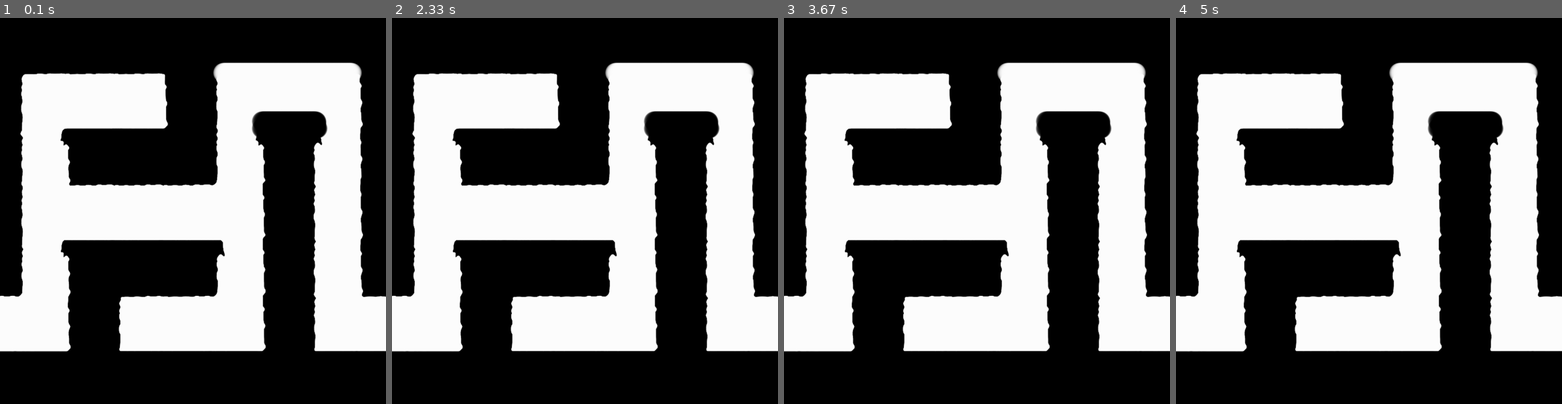
Above: before the commit, frames 1-4 (left to right).
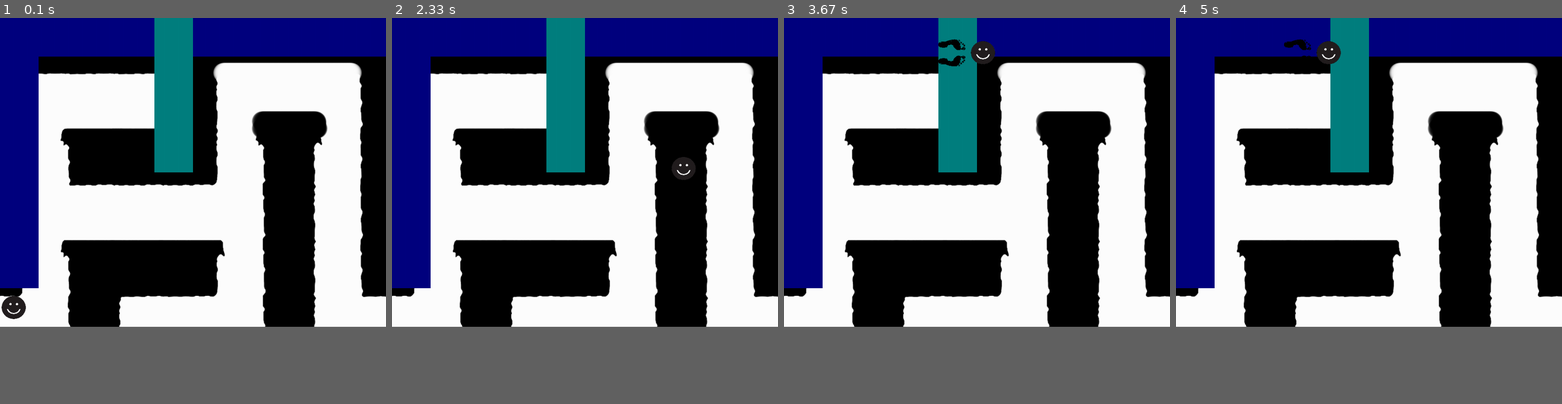
Above: after the commit, the same moments.

Repository: Davidmarmit/PyGame_Ex3
Game: pygame game, started from main.py
Same seed, same stepped clock (60 frames per second), same inputs: the game is played once before the commit and once after it.
Inputs:
- Up to frame 1 (0.1 s): no input
- Up to frame 2 (2.33 s): hold Right 0.33-0.8 s; hold Up 0.83-1.13 s; hold Right 1.17-1.63 s; hold Left 1.67-2.2 s; hold Down from 2.23 s (still down)
- Up to frame 3 (3.67 s): release Down at 2.53 s; hold Left 2.57-2.97 s; hold Up 3-3.37 s; hold Right from 3.4 s (still down)
- Up to frame 4 (5 s): release Right at 4.03 s; hold Left 4.47-4.93 s; hold Right from 4.97 s (still down)
In our replay, the window is 900x900 before the commit and 900x720 after it. These sizes can differ from the game's own. Grey fills any space a smaller window leaves; there, only what the larger window draws over its background counts as a difference.

The runs differ from the first frame. In frame 1, 24% of the frame differs, in the area x 0-100%, y 0-87%; in frame 2, 24%; in frame 3, 24%; in frame 4, 24%.

Commit message:
IQA 01/03: movement image

Diff:
--- /dev/null
+++ b/Footprint.py
@@ -0,0 +1,8 @@
+import pygame
+
+
+class Footprint(object):
+    def __init__(self, screen, x, y):
+        self.screen = screen
+        self.face = pygame.image.load('images/footprint.png')
+        self.face = pygame.transform.scale(self.face, (70, 70))
--- /dev/null
+++ b/Obstacle.py
@@ -0,0 +1,10 @@
+import pygame
+
+
+class Obstacle(pygame.sprite.Sprite):
+    def __init__(self, screen):
+        super().__init__()
+        self.screen = screen
+        self.rect = pygame.draw.rect(screen, (0, 0, 128), (0, 0, 10000, 100))
+        self.rect = pygame.draw.rect(screen, (0, 0, 128), (0, 0, 100, 700))
+        self.rect = pygame.draw.rect(screen, (0, 128, 128), (400, 0, 100, 400))
--- /dev/null
+++ b/Player.py
@@ -0,0 +1,69 @@
+import pygame
+
+from Obstacle import Obstacle
+
+
+class Player(pygame.sprite.Sprite):
+    def __init__(self, screen, x, y):
+        super().__init__()
+        self.screen = screen
+        self.face = pygame.image.load('images/player.png')
+        self.face = pygame.transform.scale(self.face, (70, 70))
+        self.x = x
+        self.y = y
+        self.load_player()
+        self.footprints = []
+
+    def load_player(self):
+        self.screen.blit(self.face, (self.x, self.y))
+        pygame.display.flip()
+        pygame.display.update()
+
+    def handle_keys(self):
+        key = pygame.key.get_pressed()
+        dist = 1
+        if key[pygame.K_LEFT]:
+            self.set_background()
+            self.x += 50
+            self.set_footprints(90)
+            self.x -= 80
+            self.screen.blit(self.face, (self.x, self.y))
+        if key[pygame.K_RIGHT]:
+            self.set_background()
+            self.x -= 50
+            self.set_footprints(-90)
+            self.x += 80
+            self.screen.blit(self.face, (self.x, self.y))
+        if key[pygame.K_UP]:
+            self.set_background()
+            self.y += 50
+            self.set_footprints(360)
+            self.y -= 80
+            self.screen.blit(self.face, (self.x, self.y))
+
+        if key[pygame.K_DOWN]:
+            self.set_background()
+            self.y -= 50
+            self.set_footprints(-180)
+            self.y += 80
+            self.screen.blit(self.face, (self.x, self.y))
+
+    def set_footprints(self, angle):
+        footprint = pygame.image.load("images/footprint.png").convert_alpha()
+        footprint = pygame.transform.scale(footprint, (70, 70))
+        footprint = pygame.transform.rotate(footprint, angle)
+        self.footprints.append(footprint)
+        self.screen.blit(footprint, (self.x, self.y))
+
+    def set_background(self):
+        background = pygame.image.load("images/mazeOK.png").convert_alpha()
+        background = pygame.transform.scale(background, (1000, 1000))
+        self.screen.blit(background, (0, 0))
+        obstacle = Obstacle(self.screen)
+
+    def collides_obstacle(self):
+        obstacle = Obstacle(self.screen)
+
+        if pygame.sprite.spritecollide(self, obstacle, False):
+            return True
+        return False
--- a/main.py
+++ b/main.py
@@ -1,28 +1,42 @@
 import pygame
+
+from Obstacle import Obstacle
+from Player import Player
+
+
+def set_background():
+    background = pygame.image.load("images/mazeOK.png").convert_alpha()
+    background = pygame.transform.scale(background, (1000, 1000))
+    screen.blit(background, (0, 0))
 
 
 if __name__ == '__main__':
     pygame.init()
+    # BASIC  display CONFIG PYGAME:
     pygame.display.set_caption("INOTIME_3")
+    screen_width = 1000
+    screen_high = 800
+    screen = pygame.display.set_mode([screen_width, screen_high])
 
-    screen_witdh = 1000
-    screen_heigt = 1000
+    set_background()
+    player = Player(screen, 0, 715)
+    obstacle = Obstacle(screen)
 
-    screen = pygame.display.set_mode([screen_witdh, screen_heigt])
-
-    icon = pygame.image.load("logo.png").convert_alpha()
+    icon = pygame.image.load("images/logo.png").convert_alpha()
     pygame.display.set_icon(icon)
 
-    bkgd = pygame.image.load("mazeOK.png").convert_alpha()
-    bkgd = pygame.transform.scale(bkgd, (1000, 1000))
-    screen.blit(bkgd, (0,0))
+    clock = pygame.time.Clock()
 
     running = True
     while running:
+
         for event in pygame.event.get():
             if event.type == pygame.QUIT:
                 running = False
 
+        player.handle_keys()
+
         pygame.display.update()
 
-    pygame.quit()
+    clock.tick(40)
+pygame.quit()
Empty file added: Display.py
Binary file added: images/footprint.png
Renamed: laberinto.jpg -> images/laberinto.jpg
Renamed: logo.png -> images/logo.png
Renamed: mazeOK.png -> images/mazeOK.png
Binary file added: images/player.png
